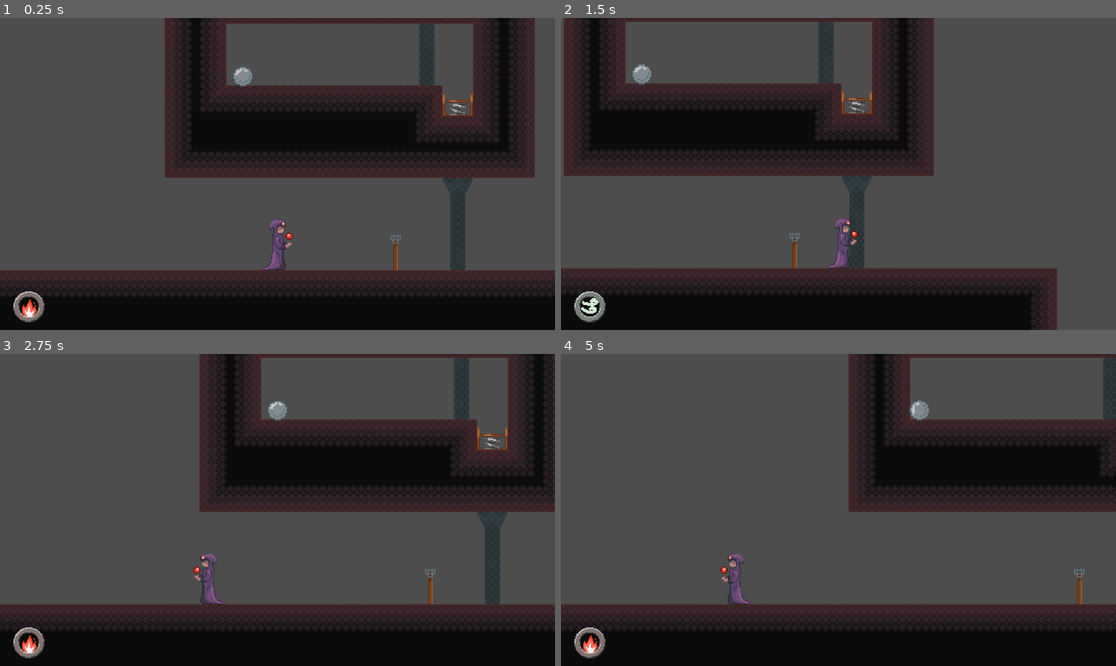
Above: before the commit, frames 1-4 (two rows, left to right).
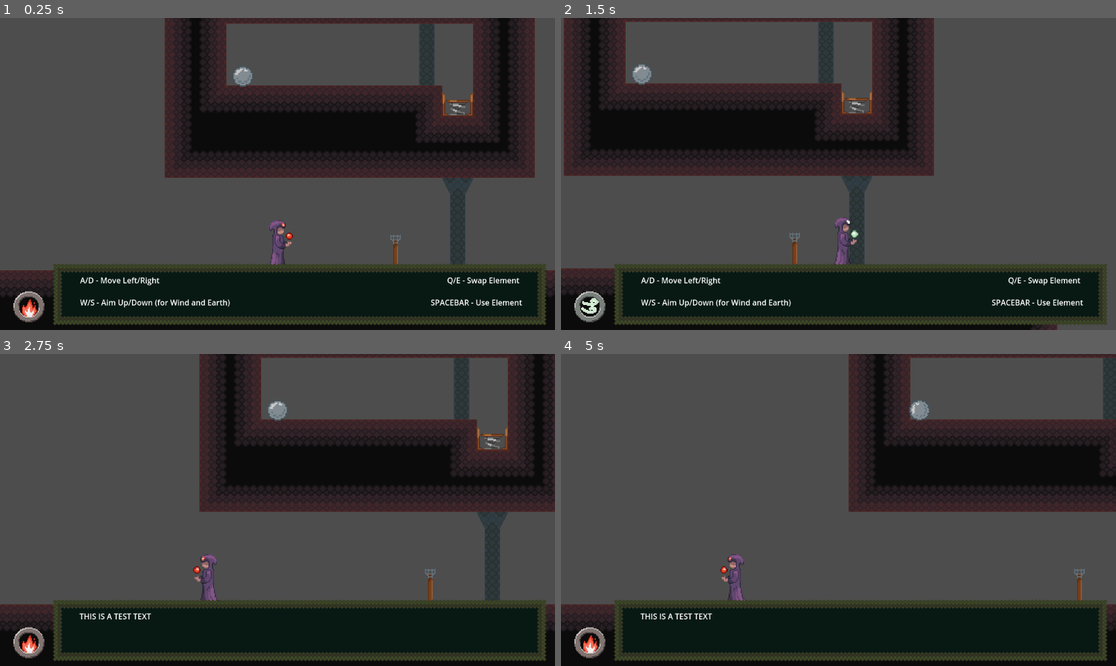
Above: after the commit, the same moments.

Repository: hanseei/superwizquest
Game: Godot game, scene res://Assets/Nodes/Scenes/TestStage.tscn
The game is run twice, just before and just after one commit, with the same random seed, the same clock (stepped at 60 frames per second) and the same inputs.
Inputs:
- Up to frame 1 (0.25 s): no input
- Up to frame 2 (1.5 s): hold E (E) 0.53-1.28 s; hold D (move_right) from 0.53 s (still down); tap W (move_up) at 0.77, 1.07 s; tap Q (Q) at 0.8, 1.35 s
- Up to frame 3 (2.75 s): tap W (move_up) at 1.52, 1.55, 1.82 s; release D (move_right) at 2.03 s; hold A (move_left) from 2.03 s (still down); hold W (move_up) from 2.03 s (still down); tap E (E) at 2.3 s
- Up to frame 4 (5 s): release A (move_left) at 2.78 s; release W (move_up) at 2.78 s; hold D (move_right) 2.78-4.28 s; tap E (E) at 2.85, 4.55 s; tap W (move_up) at 3.02, 3.32, 3.77, 3.8, 4.07, 4.52, 4.82 s; tap Q (Q) at 3.05 s; hold Q (Q) 3.53-4.28 s; hold A (move_left) from 4.28 s (still down); tap Space (space) at 4.35 s

The runs differ from the first frame. In frame 1, 10% of the frame differs, in the area x 9-99%, y 64-99%; in frame 2, 10%; in frame 3, 8.9%; in frame 4, 8.9%.

Commit message:
Added text box and trigger, updated player sprite to change colors, updated collision of plant, commented out unnecessary prints

Diff:
--- /dev/null
+++ b/Assets/Nodes/Actors/Interactables/Scripts/dialogue_trigger.gd
@@ -0,0 +1,10 @@
+extends Area2D
+
+func _on_body_entered(_body: Node):
+	get_tree().call_group("UI","setText",$RichTextLabel.text)
+	get_tree().call_group("UI","toggleTextboxVisible",true)
+	#print("Scream!")
+
+func _on_body_exited(_body: Node):
+	await get_tree().create_timer(1).timeout
+	get_tree().call_group("UI","toggleTextboxVisible",false)
--- a/Assets/Nodes/Actors/Interactables/Scripts/physicsable.gd
+++ b/Assets/Nodes/Actors/Interactables/Scripts/physicsable.gd
@@ -35,7 +35,7 @@
 
 	if Gamecontroller.global_x_speed or Gamecontroller.global_z_speed != 0:
 		moving = true
-		print("moving")
+		#print("moving")
 		await get_tree().create_timer(Gamecontroller.wind_timer).timeout
 		moving = false
 
--- a/Assets/Nodes/Actors/Interactables/Scripts/platform.gd
+++ b/Assets/Nodes/Actors/Interactables/Scripts/platform.gd
@@ -7,7 +7,7 @@
 func _ready():
 	for node in pathNodes:
 		$Path2D.get_curve().add_point(node)
-	print($Path2D.get_curve().point_count)
+	#print($Path2D.get_curve().point_count)
 
 func _process(delta):
 	$Path2D/PathFollow2D.progress_ratio += delta * platformSpeed * 0.01
--- /dev/null
+++ b/Assets/Nodes/Actors/Interactables/dialogueTrigger.tscn
@@ -0,0 +1,22 @@
+[gd_scene load_steps=3 format=3 uid="uid://cm8y1t7p55oqr"]
+
+[ext_resource type="Script" uid="uid://bueopdgtn8tye" path="res://Assets/Nodes/Actors/Interactables/Scripts/dialogue_trigger.gd" id="1_n3oru"]
+
+[sub_resource type="RectangleShape2D" id="RectangleShape2D_jbokp"]
+
+[node name="DialogueTrigger" type="Area2D"]
+collision_layer = 2
+collision_mask = 2
+script = ExtResource("1_n3oru")
+
+[node name="CollisionShape2D" type="CollisionShape2D" parent="."]
+shape = SubResource("RectangleShape2D_jbokp")
+
+[node name="RichTextLabel" type="RichTextLabel" parent="."]
+visible = false
+offset_right = 40.0
+offset_bottom = 40.0
+text = "THIS IS A TEST TEXT"
+
+[connection signal="body_entered" from="." to="." method="_on_body_entered"]
+[connection signal="body_exited" from="." to="." method="_on_body_exited"]
--- a/Assets/Nodes/Actors/NPCs/Scripts/basic_enemy.gd
+++ b/Assets/Nodes/Actors/NPCs/Scripts/basic_enemy.gd
@@ -45,7 +45,7 @@
 			elif normal.x > 0:
 				direction = 1
 				$AnimatedSprite2D.flip_h = true
-			print(normal)
+			#print(normal)
 
 func respawn():
 	print("Respawning enemy...")
@@ -54,16 +54,16 @@
 
 func wet():
 	if soaking == false:
-		print("wet frog")
+		#print("wet frog")
 		soaking = true
 		var base_speed = movment_speed
-		print(movment_speed)
+		#print(movment_speed)
 		movment_speed = base_speed/2
 		$AnimatedSprite2D.speed_scale = 0.5
 		await get_tree().create_timer(5.0).timeout
 		movment_speed = base_speed
 		$AnimatedSprite2D.speed_scale = 1
-		print(movment_speed)
+		#print(movment_speed)
 		soaking = false
 	else:
 		pass
--- a/Assets/Nodes/Actors/Player/Scripts/player.gd
+++ b/Assets/Nodes/Actors/Player/Scripts/player.gd
@@ -29,6 +29,7 @@
 func _ready():
 
 	$"Ui-canvas/Ui-icon/AnimatedSprite2D".animation = current_element
+	$AnimatedSprite2D.animation = current_element + "_walk"
 
 
 func _physics_process(delta: float):
@@ -62,17 +63,17 @@
 
 	if event.is_action_pressed("move_up"):
 		up_key = true
-		print("up pressed")
+		#print("up pressed")
 	if event.is_action_released("move_up"):
 		up_key = false
-		print("up released")
+		#print("up released")
 
 	if event.is_action_pressed("move_down"):
 		down_key = true
-		print("down pressed")
+		#print("down pressed")
 	if event.is_action_released("move_down"):
 		down_key = false
-		print("down released")
+		#print("down released")
 		print(Gamecontroller.wind_timer)
 
 
@@ -81,12 +82,13 @@
 		current_element_index = (current_element_index + 1) % elements.size()
 		current_element = elements[current_element_index]
 		$"Ui-canvas/Ui-icon/AnimatedSprite2D".animation = current_element
-		print("Switched to:", current_element)
+		#print("Switched to:", current_element)
 	if event.is_action_pressed("Q"):
 		current_element_index = (current_element_index - 1) % elements.size()
 		current_element = elements[current_element_index]
 		$"Ui-canvas/Ui-icon/AnimatedSprite2D".animation = current_element
-		print("Switched to:", current_element)
+		#print("Switched to:", current_element)
+	$AnimatedSprite2D.animation = current_element + "_walk"
 
 
 func shoot_single(scene: PackedScene):
--- a/Assets/Nodes/Actors/Player/Scripts/wind.gd
+++ b/Assets/Nodes/Actors/Player/Scripts/wind.gd
@@ -35,7 +35,7 @@
 
 		emit_signal("wind_updated")
 		get_tree().call_group("moveable","_on_wind_updated")
-		print("wind on")
+		#print("wind on")
 
 func deactivate_wind():
 	active = false
@@ -43,4 +43,4 @@
 	Gamecontroller.global_z_speed = 0.0
 	emit_signal("wind_updated")
 	get_parent().call("_on_wind_updated")
-	print("wind off")
+	#print("wind off")
--- a/Assets/Nodes/Actors/Player/player.tscn
+++ b/Assets/Nodes/Actors/Player/player.tscn
@@ -1,13 +1,46 @@
-[gd_scene load_steps=11 format=3 uid="uid://clnon8w5k6rob"]
+[gd_scene load_steps=28 format=3 uid="uid://clnon8w5k6rob"]
 
 [ext_resource type="Script" uid="uid://cr0v4yndcrjtr" path="res://Assets/Nodes/Actors/Player/Scripts/player.gd" id="1_onrkg"]
 [ext_resource type="Texture2D" uid="uid://l34rjwen4gir" path="res://Assets/Images/Spritesheets/wizard.png" id="2_6x2t2"]
+[ext_resource type="Texture2D" uid="uid://cltjx78vp7qbt" path="res://Assets/Images/Spritesheets/wizard_elements_sheet.png" id="2_x72o3"]
 [ext_resource type="PackedScene" uid="uid://dia7x2akacw3y" path="res://Assets/Nodes/Actors/Player/wind.tscn" id="3_6x2t2"]
 [ext_resource type="PackedScene" uid="uid://dhe32jvxc5xqf" path="res://Assets/Nodes/UI/UI-canvas.tscn" id="4_r4ruf"]
 
 [sub_resource type="RectangleShape2D" id="RectangleShape2D_44cfe"]
 size = Vector2(26, 104)
 
+[sub_resource type="AtlasTexture" id="AtlasTexture_s0j4e"]
+atlas = ExtResource("2_x72o3")
+region = Rect2(0, 64, 32, 64)
+
+[sub_resource type="AtlasTexture" id="AtlasTexture_172vl"]
+atlas = ExtResource("2_x72o3")
+region = Rect2(32, 64, 32, 64)
+
+[sub_resource type="AtlasTexture" id="AtlasTexture_bwlml"]
+atlas = ExtResource("2_x72o3")
+region = Rect2(64, 64, 32, 64)
+
+[sub_resource type="AtlasTexture" id="AtlasTexture_g75hf"]
+atlas = ExtResource("2_x72o3")
+region = Rect2(96, 64, 32, 64)
+
+[sub_resource type="AtlasTexture" id="AtlasTexture_4h45t"]
+atlas = ExtResource("2_x72o3")
+region = Rect2(0, 0, 32, 64)
+
+[sub_resource type="AtlasTexture" id="AtlasTexture_8unq8"]
+atlas = ExtResource("2_x72o3")
+region = Rect2(32, 0, 32, 64)
+
+[sub_resource type="AtlasTexture" id="AtlasTexture_w43l7"]
+atlas = ExtResource("2_x72o3")
+region = Rect2(64, 0, 32, 64)
+
+[sub_resource type="AtlasTexture" id="AtlasTexture_ndl57"]
+atlas = ExtResource("2_x72o3")
+region = Rect2(96, 0, 32, 64)
+
 [sub_resource type="AtlasTexture" id="AtlasTexture_r4ruf"]
 atlas = ExtResource("2_6x2t2")
 region = Rect2(0, 0, 32, 64)
@@ -23,9 +56,75 @@
 [sub_resource type="AtlasTexture" id="AtlasTexture_noov7"]
 atlas = ExtResource("2_6x2t2")
 region = Rect2(96, 0, 32, 64)
+
+[sub_resource type="AtlasTexture" id="AtlasTexture_ldtye"]
+atlas = ExtResource("2_x72o3")
+region = Rect2(128, 0, 32, 64)
+
+[sub_resource type="AtlasTexture" id="AtlasTexture_x4m8l"]
+atlas = ExtResource("2_x72o3")
+region = Rect2(160, 0, 32, 64)
+
+[sub_resource type="AtlasTexture" id="AtlasTexture_31s6d"]
+atlas = ExtResource("2_x72o3")
+region = Rect2(192, 0, 32, 64)
+
+[sub_resource type="AtlasTexture" id="AtlasTexture_v0kcn"]
+atlas = ExtResource("2_x72o3")
+region = Rect2(224, 0, 32, 64)
+
+[sub_resource type="AtlasTexture" id="AtlasTexture_60s8i"]
+atlas = ExtResource("2_x72o3")
+region = Rect2(128, 64, 32, 64)
+
+[sub_resource type="AtlasTexture" id="AtlasTexture_s0nfk"]
+atlas = ExtResource("2_x72o3")
+region = Rect2(160, 64, 32, 64)
+
+[sub_resource type="AtlasTexture" id="AtlasTexture_dmofy"]
+atlas = ExtResource("2_x72o3")
+region = Rect2(192, 64, 32, 64)
+
+[sub_resource type="AtlasTexture" id="AtlasTexture_jjeop"]
+atlas = ExtResource("2_x72o3")
+region = Rect2(224, 64, 32, 64)
 
 [sub_resource type="SpriteFrames" id="SpriteFrames_dd465"]
 animations = [{
+"frames": [{
+"duration": 1.0,
+"texture": SubResource("AtlasTexture_s0j4e")
+}, {
+"duration": 1.0,
+"texture": SubResource("AtlasTexture_172vl")
+}, {
+"duration": 1.0,
+"texture": SubResource("AtlasTexture_bwlml")
+}, {
+"duration": 1.0,
+"texture": SubResource("AtlasTexture_g75hf")
+}],
+"loop": true,
+"name": &"earth_walk",
+"speed": 5.0
+}, {
+"frames": [{
+"duration": 1.0,
+"texture": SubResource("AtlasTexture_4h45t")
+}, {
+"duration": 1.0,
+"texture": SubResource("AtlasTexture_8unq8")
+}, {
+"duration": 1.0,
+"texture": SubResource("AtlasTexture_w43l7")
+}, {
+"duration": 1.0,
+"texture": SubResource("AtlasTexture_ndl57")
+}],
+"loop": true,
+"name": &"fire_walk",
+"speed": 5.0
+}, {
 "frames": [],
 "loop": true,
 "name": &"up",
@@ -46,6 +145,40 @@
 }],
 "loop": true,
 "name": &"walk",
+"speed": 5.0
+}, {
+"frames": [{
+"duration": 1.0,
+"texture": SubResource("AtlasTexture_ldtye")
+}, {
+"duration": 1.0,
+"texture": SubResource("AtlasTexture_x4m8l")
+}, {
+"duration": 1.0,
+"texture": SubResource("AtlasTexture_31s6d")
+}, {
+"duration": 1.0,
+"texture": SubResource("AtlasTexture_v0kcn")
+}],
+"loop": true,
+"name": &"water_walk",
+"speed": 5.0
+}, {
+"frames": [{
+"duration": 1.0,
+"texture": SubResource("AtlasTexture_60s8i")
+}, {
+"duration": 1.0,
+"texture": SubResource("AtlasTexture_s0nfk")
+}, {
+"duration": 1.0,
+"texture": SubResource("AtlasTexture_dmofy")
+}, {
+"duration": 1.0,
+"texture": SubResource("AtlasTexture_jjeop")
+}],
+"loop": true,
+"name": &"wind_walk",
 "speed": 5.0
 }]
 
@@ -63,10 +196,8 @@
 texture_filter = 1
 scale = Vector2(1.0625, 1.0625)
 sprite_frames = SubResource("SpriteFrames_dd465")
-animation = &"walk"
+animation = &"wind_walk"
 autoplay = "walk"
-frame = 2
-frame_progress = 0.302204
 
 [node name="Wind" parent="." instance=ExtResource("3_6x2t2")]
 
--- a/Assets/Nodes/Scenes/TestStage.tscn
+++ b/Assets/Nodes/Scenes/TestStage.tscn
@@ -14,6 +14,7 @@
 [ext_resource type="PackedScene" uid="uid://dp1slpa606d67" path="res://Assets/Nodes/Actors/NPCs/basic_enemy.tscn" id="12_quyxq"]
 [ext_resource type="Script" uid="uid://c41eesjcycbuj" path="res://Assets/Nodes/Actors/Interactables/Scripts/platformPlant.gd" id="13_5wxih"]
 [ext_resource type="TileSet" uid="uid://detiiabfx6qhj" path="res://Assets/TilesetResources/plantTileset.tres" id="14_0r6y0"]
+[ext_resource type="PackedScene" uid="uid://cm8y1t7p55oqr" path="res://Assets/Nodes/Actors/Interactables/dialogueTrigger.tscn" id="15_0r6y0"]
 
 [sub_resource type="RectangleShape2D" id="RectangleShape2D_vwov1"]
 size = Vector2(7717, 43)
@@ -194,6 +195,9 @@
 logic = 2
 triggerObjectArray = [NodePath("../Bucket3"), NodePath("../torch3")]
 
+[node name="DialogueTrigger" parent="." instance=ExtResource("15_0r6y0")]
+position = Vector2(188, -492)
+
 [connection signal="body_entered" from="Killzone" to="Killzone" method="_on_body_entered"]
 
 [editable path="Door2"]
--- a/Assets/Nodes/UI/UI-canvas.tscn
+++ b/Assets/Nodes/UI/UI-canvas.tscn
@@ -1,8 +1,12 @@
-[gd_scene load_steps=2 format=3 uid="uid://dhe32jvxc5xqf"]
+[gd_scene load_steps=5 format=3 uid="uid://dhe32jvxc5xqf"]
 
+[ext_resource type="Script" uid="uid://cl2bsjv547ot3" path="res://Assets/Nodes/UI/ui_main.gd" id="1_jaob1"]
 [ext_resource type="PackedScene" uid="uid://bcsow3affqx1j" path="res://Assets/Nodes/UI/UI-icon.tscn" id="1_qegfr"]
+[ext_resource type="Texture2D" uid="uid://bapnfmij5ivq3" path="res://Assets/Images/UI-elements/textbox.png" id="2_xgnp7"]
+[ext_resource type="Theme" uid="uid://b1th5ki246wl2" path="res://Assets/TilesetResources/UI-Text.tres" id="3_n8rdc"]
 
-[node name="Ui-canvas" type="CanvasLayer"]
+[node name="Ui-canvas" type="CanvasLayer" groups=["UI"]]
+script = ExtResource("1_jaob1")
 
 [node name="Ui-icon" parent="." instance=ExtResource("1_qegfr")]
 anchors_preset = 2
@@ -15,3 +19,51 @@
 grow_horizontal = 1
 grow_vertical = 0
 scale = Vector2(2, 2)
+
+[node name="DialogueBox" type="Sprite2D" parent="."]
+visible = false
+texture_filter = 1
+position = Vector2(622, 574)
+texture = ExtResource("2_xgnp7")
+
+[node name="DialogueText" type="RichTextLabel" parent="DialogueBox"]
+z_index = 2
+offset_left = -457.0
+offset_top = -41.0
+offset_right = 457.0
+offset_bottom = 41.0
+theme = ExtResource("3_n8rdc")
+text = "		A/D - Move Left/Right
+
+		W/S - Aim Up/Down (for Wind and Earth)
+"
+
+[node name="TutorialBox" type="Sprite2D" parent="."]
+z_index = 1
+texture_filter = 1
+position = Vector2(622, 574)
+texture = ExtResource("2_xgnp7")
+
+[node name="LeftText" type="RichTextLabel" parent="TutorialBox"]
+z_index = 2
+offset_left = -489.0
+offset_top = -41.0
+offset_right = 495.0
+offset_bottom = 41.0
+theme = ExtResource("3_n8rdc")
+text = "		A/D - Move Left/Right
+
+		W/S - Aim Up/Down (for Wind and Earth)
+"
+
+[node name="RightText" type="RichTextLabel" parent="TutorialBox"]
+z_index = 2
+offset_left = -495.0
+offset_top = -41.0
+offset_right = 489.0
+offset_bottom = 41.0
+theme = ExtResource("3_n8rdc")
+text = "Q/E - Swap Element
+
+SPACEBAR - Use Element		"
+horizontal_alignment = 2
--- /dev/null
+++ b/Assets/Nodes/UI/ui_main.gd
@@ -0,0 +1,18 @@
+extends CanvasLayer
+
+var timerUp = false
+
+func _ready() -> void:
+	$TutorialBox.visible = true
+	await get_tree().create_timer(2).timeout
+	timerUp = true
+
+func _input(_event):
+	if (timerUp):
+		$TutorialBox.visible = false
+
+func setText(text: String):
+	$DialogueBox/DialogueText.text = text
+
+func toggleTextboxVisible(vis: bool):
+	$DialogueBox.visible = vis
--- /dev/null
+++ b/Assets/TilesetResources/UI-Text.tres
@@ -0,0 +1,3 @@
+[gd_resource type="Theme" format=3 uid="uid://b1th5ki246wl2"]
+
+[resource]
--- a/Assets/TilesetResources/plantTileset.tres
+++ b/Assets/TilesetResources/plantTileset.tres
@@ -19,7 +19,7 @@
 3:2/0 = 0
 3:2/0/physics_layer_0/polygon_0/points = PackedVector2Array(8, -8, 16, 0, 16, 12, 12, 16, -16, 16, -16, 16, -16, -16, 4, -16)
 3:0/0 = 0
-3:0/0/physics_layer_0/polygon_0/points = PackedVector2Array(-16, 8, 0, -8, 8, -8, 8, 16, -16, 16)
+3:0/0/physics_layer_0/polygon_0/points = PackedVector2Array(-12, 4, 4, -12, 4, 16, -16, 16)
 
 [resource]
 tile_size = Vector2i(32, 32)
--- a/project.godot
+++ b/project.godot
@@ -21,6 +21,7 @@
 
 [display]
 
+window/stretch/scale_mode="integer"
 window/vsync/vsync_mode=3
 
 [global_group]
@@ -29,6 +30,7 @@
 stones=""
 earth-ignore=""
 mob=""
+UI=""
 
 [input]
 
Binary file added: Assets/Images/Spritesheets/wizard_elements_sheet.png
Not shown, added: Assets/Images/Spritesheets/wizard_elements_sheet.png.import
Binary file added: Assets/Images/UI-elements/textbox.png
Not shown, added: Assets/Images/UI-elements/textbox.png.import
Not shown, added: Assets/Nodes/Actors/Interactables/Scripts/dialogue_trigger.gd.uid
Not shown: 1 places in Assets/Nodes/Scenes/TestStage.tscn that only renumber resources
Not shown, added: Assets/Nodes/UI/ui_main.gd.uid
Not shown, added: Assets/Images/Spritesheets/wizard_elements_sheet.png~
Not shown, added: Assets/Images/UI-elements/textbox.png~
